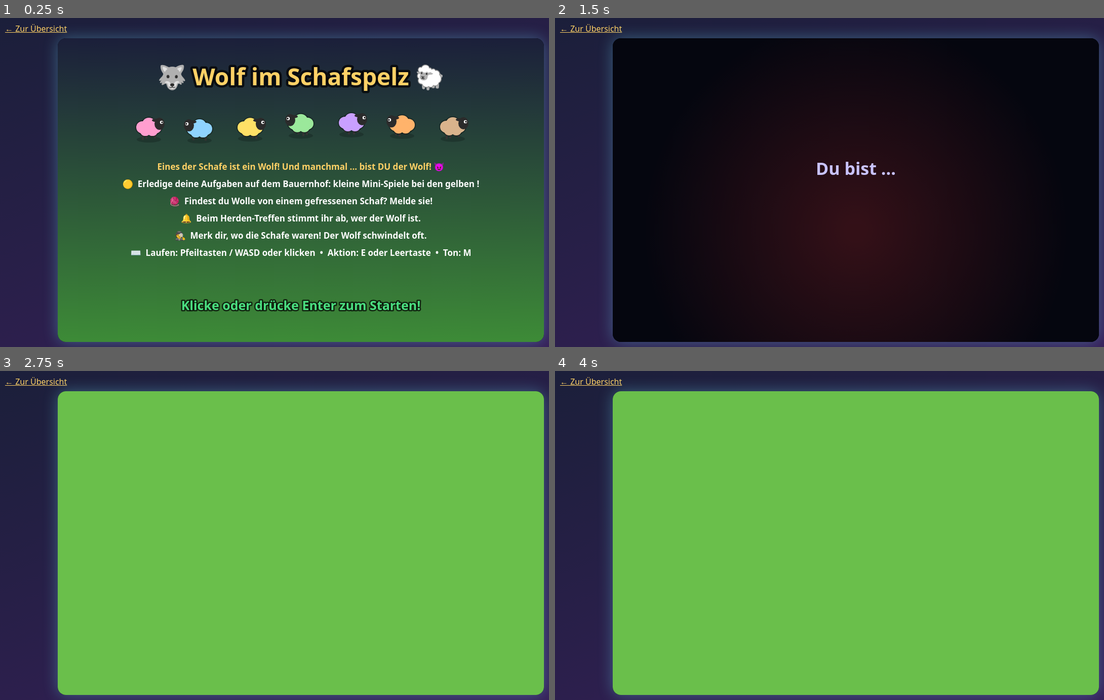
Above: before the commit, frames 1-4 (two rows, left to right).
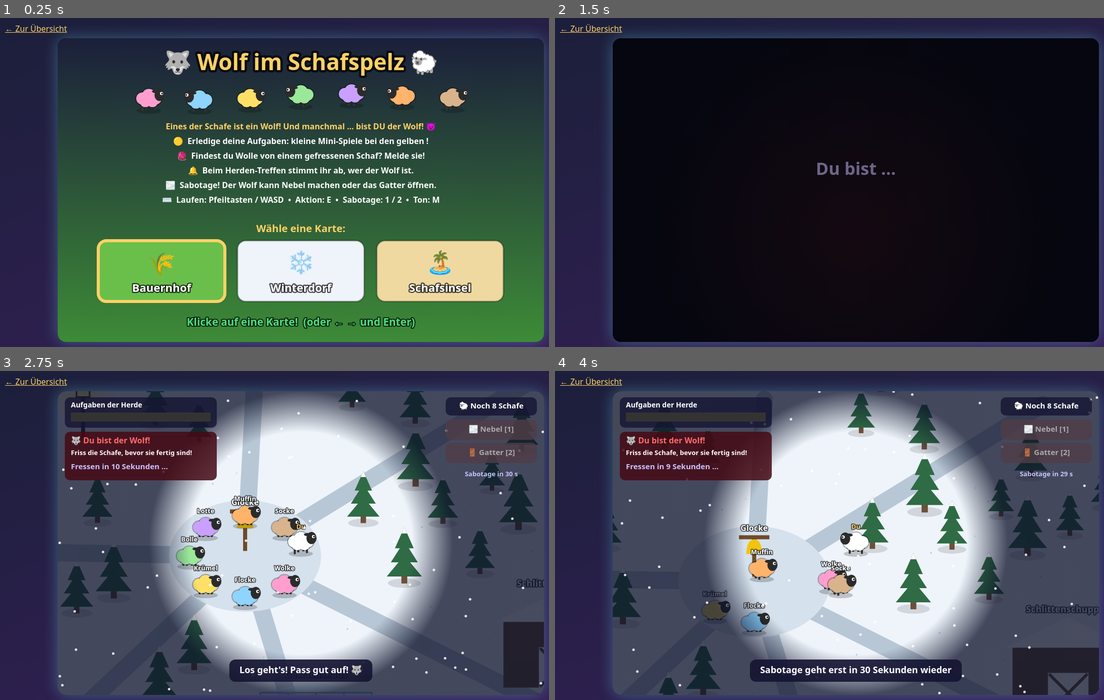
Above: after the commit, the same moments.

Repository: daBONDi/saibot-gamedev
Game: browser game, page spiele/schafspelz/index.html
The game is run twice, just before and just after one commit, with the same random seed, the same clock (stepped at 60 frames per second) and the same inputs.
Inputs (mouse positions are in pixels of both pictures, inside the frame that each line leads up to):
- Up to frame 1 (0.25 s): no input
- Up to frame 2 (1.5 s): click (856, 189) at 0.27 s; hold Right from 1.03 s (still down); tap Space at 1.1 s
- Up to frame 3 (2.75 s): release Right at 1.53 s; hold Down 1.58-1.85 s; tap Space at 1.6, 2.1, 2.6 s; hold Left 1.9-2.47 s; tap 1 at 2.52 s; hold Up from 2.52 s (still down)
- Up to frame 4 (4 s): release Up at 2.82 s; hold Right 2.87-3.53 s; tap Space at 3.1, 3.6 s; tap 2 at 3.52 s; hold Up 3.58-3.82 s; hold Left from 3.87 s (still down)

The runs differ from the first frame. In frame 1, 27% of the frame differs, in the area x 17-92%, y 9-95%; in frame 2, 5.5%; in frame 3, 82%, in the area x 10-100%, y 6-99%; in frame 4, 82%.
Error before the commit: ReferenceError: blumen is not defined

Commit message:
Auto-Save 2026-11-10 18:42

Diff:
--- a/spiele/schafspelz/spiel.js
+++ b/spiele/schafspelz/spiel.js
@@ -1111,19 +1111,23 @@
   text('❗', w.x, w.y - 26 + Math.sin(zeit * 5) * 3, 22);
 }
 
+function dreieck(x1, y1, x2, y2, x3, y3) {
+  ctx.beginPath(); ctx.moveTo(x1, y1); ctx.lineTo(x2, y2); ctx.lineTo(x3, y3); ctx.closePath(); ctx.fill();
+}
+
 function zeichneOrt(o) {
   const { x, y } = o;
-  switch (o.name) {
-    case 'Stall':
-      ctx.fillStyle = '#c0392b'; ctx.fillRect(x - 80, y - 150, 160, 100);
-      ctx.fillStyle = '#7b241c';
-      ctx.beginPath(); ctx.moveTo(x - 95, y - 150); ctx.lineTo(x + 95, y - 150); ctx.lineTo(x, y - 210); ctx.fill();
+  const f = o.farben || [];
+  switch (o.bild) {
+    case 'stall':
+      ctx.fillStyle = f[0] || '#c0392b'; ctx.fillRect(x - 80, y - 150, 160, 100);
+      ctx.fillStyle = f[1] || '#7b241c'; dreieck(x - 95, y - 150, x + 95, y - 150, x, y - 210);
       ctx.fillStyle = '#fff'; ctx.fillRect(x - 22, y - 102, 44, 52);
       ctx.fillStyle = '#5d2e0c'; ctx.fillRect(x - 18, y - 98, 36, 48);
       ctx.fillStyle = '#f4d03f'; ctx.fillRect(x + 45, y - 30, 44, 28);
       ctx.strokeStyle = '#b7950b'; ctx.lineWidth = 2; ctx.strokeRect(x + 45, y - 30, 44, 28);
       break;
-    case 'Mühle': {
+    case 'muehle':
       ctx.fillStyle = '#e8d5b0';
       ctx.beginPath(); ctx.moveTo(x - 45, y - 50); ctx.lineTo(x + 45, y - 50); ctx.lineTo(x + 25, y - 190); ctx.lineTo(x - 25, y - 190); ctx.fill();
       ctx.fillStyle = '#6e4b2a'; ctx.fillRect(x - 12, y - 85, 24, 35);
@@ -1133,23 +1137,25 @@
       ctx.restore();
       ctx.fillStyle = '#444'; ellipse(x, y - 180, 7, 7); ctx.fill();
       break;
-    }
-    case 'Teich':
-      ctx.fillStyle = '#2e86c1'; ellipse(x, y - 105, 150, 70); ctx.fill();
-      ctx.fillStyle = '#5dade2'; ellipse(x - 20, y - 115, 110, 45); ctx.fill();
-      ctx.fillStyle = '#27ae60';
-      ellipse(x + 50, y - 120, 14, 9); ctx.fill();
-      ellipse(x - 70, y - 90, 12, 8); ctx.fill();
+    case 'teich':
+      ctx.fillStyle = f[0] || '#2e86c1'; ellipse(x, y - 105, 150, 70); ctx.fill();
+      ctx.fillStyle = f[1] || '#5dade2'; ellipse(x - 20, y - 115, 110, 45); ctx.fill();
+      if (!o.farben) {
+        ctx.fillStyle = '#27ae60';
+        ellipse(x + 50, y - 120, 14, 9); ctx.fill();
+        ellipse(x - 70, y - 90, 12, 8); ctx.fill();
+      } else {
+        ctx.fillStyle = '#2e5f7a'; ellipse(x + 10, y - 95, 30, 14); ctx.fill();   // Loch im Eis
+      }
       break;
-    case 'Scheune':
-      ctx.fillStyle = '#8e3b2f'; ctx.fillRect(x - 110, y - 180, 220, 130);
-      ctx.fillStyle = '#5b231b';
-      ctx.beginPath(); ctx.moveTo(x - 125, y - 180); ctx.lineTo(x + 125, y - 180); ctx.lineTo(x, y - 240); ctx.fill();
+    case 'scheune':
+      ctx.fillStyle = f[0] || '#8e3b2f'; ctx.fillRect(x - 110, y - 180, 220, 130);
+      ctx.fillStyle = f[1] || '#5b231b'; dreieck(x - 125, y - 180, x + 125, y - 180, x, y - 240);
       ctx.fillStyle = '#fff'; ctx.fillRect(x - 40, y - 130, 80, 80);
-      ctx.strokeStyle = '#8e3b2f'; ctx.lineWidth = 6;
+      ctx.strokeStyle = f[0] || '#8e3b2f'; ctx.lineWidth = 6;
       ctx.beginPath(); ctx.moveTo(x - 36, y - 126); ctx.lineTo(x + 36, y - 54); ctx.moveTo(x + 36, y - 126); ctx.lineTo(x - 36, y - 54); ctx.stroke();
       break;
-    case 'Blumenwiese':
+    case 'wiese':
       ctx.fillStyle = '#3d8b37'; ellipse(x, y - 80, 140, 45); ctx.fill();
       for (let i = 0; i < 30; i++) {
         const w = i * 2.4, r = 20 + (i * 37) % 100;
@@ -1158,37 +1164,182 @@
       }
       text('🪣', x + 40, y - 10, 24, '#fff', 'center', false);
       break;
-    case 'Gemüsegarten':
+    case 'garten':
       ctx.fillStyle = '#7a5230'; ctx.fillRect(x - 120, y - 180, 240, 120);
       for (let r = 0; r < 3; r++) {
         for (let k = 0; k < 7; k++) {
           const gx = x - 100 + k * 33, gy = y - 155 + r * 38;
-          ctx.fillStyle = '#e67e22';
-          ctx.beginPath(); ctx.moveTo(gx - 5, gy); ctx.lineTo(gx + 5, gy); ctx.lineTo(gx, gy + 14); ctx.fill();
+          ctx.fillStyle = '#e67e22'; dreieck(gx - 5, gy, gx + 5, gy, gx, gy + 14);
           ctx.fillStyle = '#27ae60'; ctx.fillRect(gx - 4, gy - 7, 8, 7);
         }
       }
       ctx.strokeStyle = '#d4ac6e'; ctx.lineWidth = 5;
       ctx.beginPath(); ctx.moveTo(x - 130, y - 50); ctx.lineTo(x - 20, y - 50); ctx.moveTo(x + 10, y - 40); ctx.lineTo(x + 130, y - 55); ctx.stroke();
       break;
-  }
+    case 'krippe':
+      ctx.fillStyle = '#6b4f3a';
+      ctx.fillRect(x - 85, y - 150, 8, 100); ctx.fillRect(x + 77, y - 150, 8, 100);
+      ctx.fillStyle = '#ffffff'; ctx.fillRect(x - 100, y - 160, 200, 18);   // Dach mit Schnee
+      ctx.fillStyle = '#8d6e4c'; ctx.fillRect(x - 100, y - 145, 200, 6);
+      ctx.fillStyle = '#8d6e4c'; ctx.fillRect(x - 65, y - 85, 130, 35);
+      ctx.fillStyle = '#e9c46a'; ellipse(x, y - 88, 62, 12); ctx.fill();
+      break;
+    case 'iglu':
+      ctx.fillStyle = '#ffffff';
+      ctx.beginPath(); ctx.arc(x, y - 45, 95, Math.PI, 0); ctx.fill();
+      ctx.strokeStyle = '#c5d8e8'; ctx.lineWidth = 2;
+      for (let r = 1; r < 4; r++) { ctx.beginPath(); ctx.arc(x, y - 45, 95, Math.PI, 0); ctx.stroke(); ctx.beginPath(); ctx.moveTo(x - 95, y - 45 - r * 25); ctx.lineTo(x + 95, y - 45 - r * 25); ctx.stroke(); }
+      ctx.fillStyle = '#35556b';
+      ctx.beginPath(); ctx.arc(x, y - 45, 30, Math.PI, 0); ctx.fill();
+      break;
+    case 'glashaus':
+      ctx.fillStyle = '#3d8b37'; ctx.fillRect(x - 100, y - 100, 200, 40);
+      for (let i = 0; i < 12; i++) {
+        ctx.fillStyle = ['#ff6fb5', '#ffd166', '#c9a0ff'][i % 3];
+        ellipse(x - 85 + i * 15, y - 85 + (i % 2) * 12, 5, 5); ctx.fill();
+      }
+      ctx.fillStyle = 'rgba(200,240,255,0.45)';
+      ctx.fillRect(x - 110, y - 190, 220, 130);
+      dreieck(x - 120, y - 190, x + 120, y - 190, x, y - 210);
+      ctx.strokeStyle = '#8fb3c7'; ctx.lineWidth = 3;
+      ctx.strokeRect(x - 110, y - 190, 220, 130);
+      for (let i = 1; i < 4; i++) { ctx.beginPath(); ctx.moveTo(x - 110 + i * 55, y - 190); ctx.lineTo(x - 110 + i * 55, y - 60); ctx.stroke(); }
+      break;
+    case 'brunnen':
+      ctx.fillStyle = '#6e4b2a';
+      ctx.fillRect(x - 55, y - 160, 8, 95); ctx.fillRect(x + 47, y - 160, 8, 95);
+      ctx.fillStyle = '#c0392b'; dreieck(x - 70, y - 155, x + 70, y - 155, x, y - 195);
+      ctx.fillStyle = '#9e9e9e'; ellipse(x, y - 65, 60, 26); ctx.fill();
+      ctx.fillStyle = '#3b82f6'; ellipse(x, y - 68, 45, 16); ctx.fill();
+      ctx.strokeStyle = '#444'; ctx.lineWidth = 2;
+      ctx.beginPath(); ctx.moveTo(x, y - 155); ctx.lineTo(x, y - 100); ctx.stroke();
+      ctx.fillStyle = '#8d6e4c'; ctx.fillRect(x - 9, y - 105, 18, 14);
+      break;
+    case 'leuchtturm': {
+      // Lichtstrahl
+      ctx.save(); ctx.translate(x, y - 240); ctx.rotate(zeit);
+      ctx.fillStyle = 'rgba(255,240,150,0.25)'; dreieck(0, 0, 420, -45, 420, 45);
+      ctx.restore();
+      for (let i = 0; i < 5; i++) {
+        const y1 = y - 50 - i * 36, y2 = y1 - 36;
+        const b1 = 38 - i * 3.5, b2 = 38 - (i + 1) * 3.5;
+        ctx.fillStyle = i % 2 ? '#ffffff' : '#e74c3c';
+        ctx.beginPath(); ctx.moveTo(x - b1, y1); ctx.lineTo(x + b1, y1); ctx.lineTo(x + b2, y2); ctx.lineTo(x - b2, y2); ctx.fill();
+      }
+      ctx.fillStyle = '#ffe680'; ctx.fillRect(x - 20, y - 258, 40, 28);
+      ctx.fillStyle = '#c0392b'; dreieck(x - 26, y - 258, x + 26, y - 258, x, y - 282);
+      break;
+    }
+    case 'boot':
+      ctx.fillStyle = '#3a9ad9'; ellipse(x, y - 150, 160, 75); ctx.fill();
+      ctx.fillStyle = '#a0703c'; ctx.fillRect(x - 35, y - 210, 70, 160);
+      ctx.strokeStyle = '#7a5230'; ctx.lineWidth = 2;
+      for (let i = 1; i < 8; i++) { ctx.beginPath(); ctx.moveTo(x - 35, y - 210 + i * 20); ctx.lineTo(x + 35, y - 210 + i * 20); ctx.stroke(); }
+      ctx.fillStyle = '#8d4f2a';
+      ctx.beginPath(); ctx.moveTo(x + 50, y - 180); ctx.lineTo(x + 130, y - 180); ctx.lineTo(x + 115, y - 150); ctx.lineTo(x + 62, y - 150); ctx.fill();
+      ctx.strokeStyle = '#444'; ctx.lineWidth = 3; ctx.beginPath(); ctx.moveTo(x + 90, y - 180); ctx.lineTo(x + 90, y - 235); ctx.stroke();
+      ctx.fillStyle = '#fff'; dreieck(x + 92, y - 232, x + 92, y - 185, x + 125, y - 190);
+      break;
+  }
+  // Etwas Schnee auf Dächern im Winter
+  if (KARTE.schnee && (o.bild === 'muehle')) { ctx.fillStyle = '#fff'; ctx.fillRect(x - 27, y - 194, 54, 8); }
   text(o.name, x, y + o.labelY, 18, '#fff');
 }
 
+function zeichneTanne(t) {
+  const { x, y, g } = t;
+  ctx.fillStyle = 'rgba(0,0,0,0.12)'; ellipse(x, y + 4, 28 * g, 8 * g); ctx.fill();
+  ctx.fillStyle = '#6b4f3a'; ctx.fillRect(x - 5 * g, y - 12 * g, 10 * g, 16 * g);
+  for (let i = 0; i < 3; i++) {
+    const unten = y - 8 * g - i * 24 * g, b = (60 - i * 14) * g, h = 36 * g;
+    ctx.fillStyle = '#2f6b45'; dreieck(x - b / 2, unten, x + b / 2, unten, x, unten - h);
+    ctx.fillStyle = '#fff'; dreieck(x - b * 0.15, unten - h * 0.7, x + b * 0.15, unten - h * 0.7, x, unten - h);
+  }
+}
+
+function zeichnePalme(p) {
+  const { x, y, g } = p;
+  ctx.fillStyle = 'rgba(0,0,0,0.12)'; ellipse(x + 10 * g, y + 3, 30 * g, 8 * g); ctx.fill();
+  ctx.strokeStyle = '#8d6e4c'; ctx.lineWidth = 9 * g; ctx.lineCap = 'round';
+  ctx.beginPath(); ctx.moveTo(x, y); ctx.quadraticCurveTo(x + 18 * g, y - 50 * g, x + 6 * g, y - 100 * g); ctx.stroke();
+  ctx.fillStyle = '#2e8b57';
+  for (let k = 0; k < 6; k++) {
+    ctx.save(); ctx.translate(x + 6 * g, y - 100 * g); ctx.rotate(-Math.PI + k * Math.PI / 5 + 0.1);
+    ellipse(30 * g, 0, 32 * g, 9 * g); ctx.fill();
+    ctx.restore();
+  }
+  ctx.fillStyle = '#6b4226';
+  ellipse(x + 2 * g, y - 94 * g, 6 * g, 6 * g); ctx.fill();
+  ellipse(x + 12 * g, y - 92 * g, 6 * g, 6 * g); ctx.fill();
+}
+
+function zeichneLaterneUndGatter() {
+  // Laterne
+  const l = KARTE.laterne;
+  const aus = sabotage && sabotage.art === 'nebel';
+  if (!aus) {
+    const g = ctx.createRadialGradient(l.x, l.y - 98, 5, l.x, l.y - 98, 70);
+    g.addColorStop(0, 'rgba(255,230,120,0.6)'); g.addColorStop(1, 'rgba(255,230,120,0)');
+    ctx.fillStyle = g; ellipse(l.x, l.y - 98, 70, 70); ctx.fill();
+  }
+  ctx.fillStyle = '#333'; ctx.fillRect(l.x - 4, l.y - 85, 8, 85);
+  ctx.fillStyle = aus ? '#555' : '#ffe680'; ctx.fillRect(l.x - 13, l.y - 112, 26, 28);
+  ctx.strokeStyle = '#333'; ctx.lineWidth = 3; ctx.strokeRect(l.x - 13, l.y - 112, 26, 28);
+  text('Laterne', l.x, l.y - 130, 15);
+
+  // Gatter
+  const t = KARTE.gatter;
+  const offen = sabotage && sabotage.art === 'gatter';
+  ctx.fillStyle = '#6e4b2a';
+  ctx.fillRect(t.x - 110, t.y - 60, 8, 60); ctx.fillRect(t.x + 102, t.y - 60, 8, 60);
+  ctx.fillRect(t.x - 50, t.y - 75, 10, 75); ctx.fillRect(t.x + 40, t.y - 75, 10, 75);
+  ctx.strokeStyle = '#8d6e4c'; ctx.lineWidth = 6;
+  ctx.beginPath();
+  ctx.moveTo(t.x - 106, t.y - 45); ctx.lineTo(t.x - 45, t.y - 45); ctx.moveTo(t.x - 106, t.y - 20); ctx.lineTo(t.x - 45, t.y - 20);
+  ctx.moveTo(t.x + 45, t.y - 45); ctx.lineTo(t.x + 106, t.y - 45); ctx.moveTo(t.x + 45, t.y - 20); ctx.lineTo(t.x + 106, t.y - 20);
+  ctx.stroke();
+  ctx.strokeStyle = offen ? '#c0392b' : '#a0703c';
+  ctx.beginPath();
+  if (offen) {   // Gatter schwingt auf
+    ctx.moveTo(t.x - 40, t.y - 55); ctx.lineTo(t.x - 15, t.y + 20);
+    ctx.moveTo(t.x - 40, t.y - 25); ctx.lineTo(t.x - 15, t.y + 45);
+  } else {
+    ctx.moveTo(t.x - 40, t.y - 55); ctx.lineTo(t.x + 40, t.y - 55);
+    ctx.moveTo(t.x - 40, t.y - 25); ctx.lineTo(t.x + 40, t.y - 25);
+    ctx.moveTo(t.x - 40, t.y - 55); ctx.lineTo(t.x + 40, t.y - 25);
+  }
+  ctx.stroke();
+  text(offen ? 'Gatter (OFFEN!)' : 'Gatter', t.x, t.y - 95, 15, offen ? '#ff6b6b' : '#fff');
+}
+
 function zeichneWelt() {
-  // Gras
-  ctx.fillStyle = '#6abf4b';
+  // Boden
+  ctx.fillStyle = KARTE.boden;
   ctx.fillRect(0, 0, WELT_B, WELT_H);
-  for (const b of blumen) { ctx.fillStyle = b.f; ctx.fillRect(b.x, b.y, 3, 3); }
+  for (const d of deko) if (d.art === 'punkt') { ctx.fillStyle = d.f; ctx.fillRect(d.x, d.y, 3, 3); }
   // Wege
-  ctx.strokeStyle = '#c8a96b'; ctx.lineWidth = 34; ctx.lineCap = 'round';
+  ctx.strokeStyle = KARTE.weg; ctx.lineWidth = 34; ctx.lineCap = 'round';
   for (const o of ORTE) { ctx.beginPath(); ctx.moveTo(GLOCKE.x, GLOCKE.y); ctx.lineTo(o.x, o.y); ctx.stroke(); }
-  ctx.fillStyle = '#d6bb82'; ellipse(GLOCKE.x, GLOCKE.y, 150, 110); ctx.fill();
-  // Zaun rundherum
-  ctx.strokeStyle = '#8d6e4c'; ctx.lineWidth = 8;
-  ctx.strokeRect(10, 10, WELT_B - 20, WELT_H - 20);
+  ctx.fillStyle = KARTE.platz; ellipse(GLOCKE.x, GLOCKE.y, 150, 110); ctx.fill();
+  // Rand: Zaun oder Meer
+  if (KARTE.rand === 'meer') {
+    ctx.strokeStyle = '#3a9ad9'; ctx.lineWidth = 80;
+    ctx.strokeRect(0, 0, WELT_B, WELT_H);
+    ctx.strokeStyle = 'rgba(255,255,255,0.7)'; ctx.lineWidth = 4;
+    const welle = Math.sin(zeit * 2) * 3;
+    ctx.strokeRect(40 + welle, 40 + welle, WELT_B - 80 - welle * 2, WELT_H - 80 - welle * 2);
+  } else {
+    ctx.strokeStyle = '#8d6e4c'; ctx.lineWidth = 8;
+    ctx.strokeRect(10, 10, WELT_B - 20, WELT_H - 20);
+  }
+  // Bäume
+  for (const d of deko) {
+    if (d.art === 'tannen') zeichneTanne(d);
+    if (d.art === 'palmen') zeichnePalme(d);
+  }
   // Orte
   for (const o of ORTE) zeichneOrt(o);
+  zeichneLaterneUndGatter();
   // Glocke
   ctx.fillStyle = '#6e4b2a'; ctx.fillRect(GLOCKE.x - 4, GLOCKE.y - 90, 8, 80);
   ctx.fillRect(GLOCKE.x - 30, GLOCKE.y - 92, 60, 8);
@@ -1211,11 +1362,45 @@
 
 function zeichneDunkel() {
   const sx = spieler.x - kamera.x, sy = spieler.y - kamera.y;
-  const g = ctx.createRadialGradient(sx, sy, SICHT - 70, sx, sy, SICHT + 10);
-  g.addColorStop(0, 'rgba(10,15,40,0)');
-  g.addColorStop(1, 'rgba(10,15,40,0.75)');
+  const nebel = sabotage && sabotage.art === 'nebel';
+  const farbe = nebel ? '90,95,110' : '10,15,40';
+  const g = ctx.createRadialGradient(sx, sy, Math.max(10, sicht - 70), sx, sy, sicht + 10);
+  g.addColorStop(0, `rgba(${farbe},0)`);
+  g.addColorStop(1, `rgba(${farbe},${nebel ? 0.92 : 0.75})`);
   ctx.fillStyle = g;
   ctx.fillRect(0, 0, W, H);
+}
+
+// Schnee, Pfeil zur Sabotage und roter Rand
+function zeichneExtras() {
+  if (KARTE.schnee) {
+    ctx.fillStyle = 'rgba(255,255,255,0.85)';
+    for (const f of schneeflocken) {
+      const x = (f.x + Math.sin(zeit + f.p) * 20 + W) % W;
+      const y = (f.y + zeit * f.v) % H;
+      ellipse(x, y, 2.5, 2.5); ctx.fill();
+    }
+  }
+  if (!sabotage || zustand !== 'spiel') return;
+  if (sabotage.art === 'gatter') {
+    ctx.strokeStyle = `rgba(255,0,0,${0.35 + 0.3 * Math.sin(zeit * 8)})`;
+    ctx.lineWidth = 16;
+    ctx.strokeRect(0, 0, W, H);
+  }
+  if (!spielerIstWolf) {
+    const p = sabotagePunkt();
+    const d = dist(p, spieler);
+    if (d > 150) {
+      const w = Math.atan2(p.y - spieler.y, p.x - spieler.x);
+      const sx = spieler.x - kamera.x + Math.cos(w) * 75, sy = spieler.y - kamera.y + Math.sin(w) * 75;
+      ctx.save(); ctx.translate(sx, sy); ctx.rotate(w);
+      ctx.fillStyle = sabotage.art === 'gatter' ? '#ff4d4d' : '#ffe680';
+      ctx.strokeStyle = '#000'; ctx.lineWidth = 2;
+      ctx.beginPath(); ctx.moveTo(18, 0); ctx.lineTo(-10, -13); ctx.lineTo(-4, 0); ctx.lineTo(-10, 13); ctx.closePath();
+      ctx.fill(); ctx.stroke();
+      ctx.restore();
+    }
+  }
 }
 
 function zeichneHUD() {
@@ -1250,6 +1435,31 @@
   rundesRechteck(W - 194, 12, 180, 36, 10); ctx.fill();
   text(`🐑 Noch ${lebend} Schafe`, W - 104, 30, 15, '#fff', 'center', false);
 
+  // Sabotage-Knöpfe für den Wolf
+  if (spielerIstWolf && zustand === 'spiel' && !miniSpiel) {
+    const bereit = !sabotage && sabotagePause <= 0;
+    [[SAB_NEBEL, '🌫️ Nebel [1]'], [SAB_GATTER, '🚪 Gatter [2]']].forEach(([r, t]) => {
+      ctx.fillStyle = bereit ? (imRechteck(maus, r) ? '#ff8a8a' : 'rgba(200,40,60,0.9)') : 'rgba(80,60,70,0.8)';
+      rundesRechteck(r.x, r.y, r.w, r.h, 10); ctx.fill();
+      text(t, r.x + r.w / 2, r.y + r.h / 2, 15, bereit ? '#fff' : '#aaa', 'center', false);
+    });
+    if (!bereit && !sabotage) text(`Sabotage in ${Math.ceil(sabotagePause)} s`, W - 104, SAB_GATTER.y + 62, 13, '#c9c3ff', 'center', false);
+  }
+
+  // Warnung bei Sabotage
+  if (sabotage && zustand === 'spiel') {
+    const blink = 0.75 + Math.sin(zeit * 6) * 0.25;
+    ctx.fillStyle = `rgba(150,20,30,${0.85 * blink})`;
+    rundesRechteck(W / 2 - 160, 12, 320, 52, 12); ctx.fill();
+    if (sabotage.art === 'gatter') {
+      text(spielerIstWolf ? '🚪 Gatter ist offen! 😈' : '🚪 Gatter offen! Schnell zumachen!', W / 2, 30, 16, '#fff', 'center', false);
+      text(`Noch ${Math.ceil(sabotage.t)} Sekunden!`, W / 2, 52, 15, '#ffd166', 'center', false);
+    } else {
+      text(spielerIstWolf ? '🌫️ Nebel ist aktiv 😈' : '🌫️ Nebel! Mach die Laterne an!', W / 2, 30, 16, '#fff', 'center', false);
+      text(`Noch ${Math.ceil(sabotage.t)} Sekunden`, W / 2, 52, 14, '#ddd', 'center', false);
+    }
+  }
+
   // Aktions-Knopf
   const a = zustand === 'spiel' && !miniSpiel ? moeglicheAktion() : null;
   if (a) {
@@ -1271,6 +1481,9 @@
     text(nachricht.text, W / 2, H - 48, 18, '#fff', 'center', false);
   }
 }
+
+const SAB_NEBEL = { x: W - 194, y: 56, w: 180, h: 40 };
+const SAB_GATTER = { x: W - 194, y: 102, w: 180, h: 40 };
 
 function zeichneKnopf(r, beschriftung, farbe) {
   const hover = imRechteck(maus, r);
@@ -1339,7 +1552,8 @@
   zeichneSchafKoerper(W / 2 - 40, 370, wolf.farbe, 1, 0, false, 1.6);
   text('🐺', W / 2 + 50, 360, 56, '#fff', 'center', false);
   if (zeit - ende.seit > 1) {
-    text('Klicke oder drücke Enter für eine neue Runde!', W / 2, 480, 20, '#c9c3ff', 'center', false);
+    text('Enter: Nochmal auf dieser Karte', W / 2, 470, 20, '#c9c3ff', 'center', false);
+    text('Klick: Zurück zur Karten-Auswahl', W / 2, 502, 18, '#c9c3ff', 'center', false);
   }
 }
 
@@ -1412,28 +1626,57 @@
   if (t > 4.8) text('Klicke oder drücke Enter zum Losspielen!', W / 2, 560, 17, '#4ade80', 'center', false);
 }
 
+function titelKarten() {
+  const b = 250, h = 120, abstand = 25;
+  const x0 = (W - KARTEN.length * b - (KARTEN.length - 1) * abstand) / 2;
+  return KARTEN.map((k, i) => ({ nr: i, x: x0 + i * (b + abstand), y: 400, w: b, h }));
+}
+function titelKarteBei(p) {
+  const r = titelKarten().find(r => imRechteck(p, r));
+  return r ? r.nr : null;
+}
+function starteMitKarte(nr) {
+  kartenNr = nr;
+  try { localStorage.setItem('schafspelz-karte', String(nr)); } catch (e) { /* egal */ }
+  neuesSpiel();
+}
+
 function zeichneTitel() {
   const g = ctx.createLinearGradient(0, 0, 0, H);
   g.addColorStop(0, '#1b1f3a'); g.addColorStop(1, '#3d8b37');
   ctx.fillStyle = g; ctx.fillRect(0, 0, W, H);
 
-  text('🐺 Wolf im Schafspelz 🐑', W / 2, 80, 46, '#ffd166');
+  text('🐺 Wolf im Schafspelz 🐑', W / 2, 50, 44, '#ffd166');
   for (let i = 0; i < 7; i++) {
-    const x = 180 + i * 100, y = 175 + Math.sin(zeit * 3 + i) * 6;
+    const x = 180 + i * 100, y = 118 + Math.sin(zeit * 3 + i) * 6;
     zeichneSchafKoerper(x, y, FARBEN[i], i % 2 ? -1 : 1, zeit * 6 + i, true);
   }
   const zeilen = [
     'Eines der Schafe ist ein Wolf! Und manchmal ... bist DU der Wolf! 😈',
-    '🟡  Erledige deine Aufgaben auf dem Bauernhof: kleine Mini-Spiele bei den gelben !',
+    '🟡  Erledige deine Aufgaben: kleine Mini-Spiele bei den gelben !',
     '🧶  Findest du Wolle von einem gefressenen Schaf? Melde sie!',
     '🔔  Beim Herden-Treffen stimmt ihr ab, wer der Wolf ist.',
-    '🕵️  Merk dir, wo die Schafe waren! Der Wolf schwindelt oft.',
-    '⌨️  Laufen: Pfeiltasten / WASD oder klicken  •  Aktion: E oder Leertaste  •  Ton: M',
+    '🌫️  Sabotage! Der Wolf kann Nebel machen oder das Gatter öffnen.',
+    '⌨️  Laufen: Pfeiltasten / WASD  •  Aktion: E  •  Sabotage: 1 / 2  •  Ton: M',
   ];
-  zeilen.forEach((z, i) => text(z, W / 2, 255 + i * 34, 17, i === 0 ? '#ffd166' : '#fff', 'center', false));
-  const puls = 1 + Math.sin(zeit * 4) * 0.05;
-  ctx.save(); ctx.translate(W / 2, 530); ctx.scale(puls, puls);
-  text('Klicke oder drücke Enter zum Starten!', 0, 0, 24, '#4ade80');
+  zeilen.forEach((z, i) => text(z, W / 2, 175 + i * 29, 16, i === 0 ? '#ffd166' : '#fff', 'center', false));
+
+  text('Wähle eine Karte:', W / 2, 377, 20, '#ffd166', 'center', false);
+  for (const r of titelKarten()) {
+    const k = KARTEN[r.nr];
+    const gewaehlt = r.nr === kartenNr;
+    const hover = imRechteck(maus, r);
+    ctx.fillStyle = k.boden;
+    rundesRechteck(r.x, r.y, r.w, r.h, 16); ctx.fill();
+    ctx.strokeStyle = gewaehlt ? '#ffd166' : (hover ? '#fff' : 'rgba(0,0,0,0.3)');
+    ctx.lineWidth = gewaehlt ? 6 : 3; ctx.stroke();
+    const hopp = gewaehlt ? Math.sin(zeit * 5) * 4 : 0;
+    text(k.emoji, r.x + r.w / 2, r.y + 45 + hopp, 44, '#fff', 'center', false);
+    text(k.name, r.x + r.w / 2, r.y + 95, 22, '#fff');
+  }
+  const puls = 1 + Math.sin(zeit * 4) * 0.04;
+  ctx.save(); ctx.translate(W / 2, 562); ctx.scale(puls, puls);
+  text('Klicke auf eine Karte!  (oder ← → und Enter)', 0, 0, 20, '#4ade80');
   ctx.restore();
 }
 
@@ -1444,7 +1687,7 @@
 
   kamera.x = begrenzt(spieler.x - W / 2, 0, WELT_B - W);
   kamera.y = begrenzt(spieler.y - H / 2, 0, WELT_H - H);
-  const sichtbar = p => dist(p, spieler) < SICHT + 20;
+  const sichtbar = p => dist(p, spieler) < sicht + 20;
 
   ctx.save();
   ctx.translate(-kamera.x, -kamera.y);
@@ -1463,6 +1706,7 @@
   ctx.restore();
 
   zeichneDunkel();
+  zeichneExtras();
   zeichneHUD();
   if (zustand === 'spiel' && miniSpiel) zeichneMiniSpiel();
   if (zustand === 'treffen') zeichneTreffen();
@@ -1477,11 +1721,13 @@
   if (k === 'm' && !e.repeat) { tonAn = !tonAn; zeigeNachricht(tonAn ? '🔊 Ton an' : '🔇 Ton aus', 1.5); }
   if ([' ', 'arrowup', 'arrowdown', 'arrowleft', 'arrowright'].includes(k)) e.preventDefault();
   if (e.repeat) return;
-  if (zustand === 'titel' && (k === 'enter' || k === ' ')) neuesSpiel();
+  if (zustand === 'titel' && (k === 'arrowleft' || k === 'arrowright')) kartenNr = (kartenNr + (k === 'arrowright' ? 1 : KARTEN.length - 1)) % KARTEN.length;
+  else if (zustand === 'titel' && (k === 'enter' || k === ' ')) starteMitKarte(kartenNr);
   else if (zustand === 'intro' && (k === 'enter' || k === ' ') && intro > 1.5) introFertig();
   else if (zustand === 'ende' && (k === 'enter' || k === ' ') && zeit - ende.seit > 1) neuesSpiel();
   else if (zustand === 'spiel' && miniSpiel) miniTaste(k);
   else if (zustand === 'spiel' && (k === 'e' || k === ' ')) aktion();
+  else if (zustand === 'spiel' && spielerIstWolf && (k === '1' || k === '2')) wolfSabotage(k === '1' ? 'nebel' : 'gatter');
 });
 addEventListener('keyup', e => {
   const k = e.key.toLowerCase();
@@ -1498,12 +1744,14 @@
   tonStart();
   const p = punkt(e);
   maus = p;
-  if (zustand === 'titel') { neuesSpiel(); return; }
+  if (zustand === 'titel') { const nr = titelKarteBei(p); if (nr !== null) starteMitKarte(nr); return; }
   if (zustand === 'intro') { if (intro > 1.5) introFertig(); return; }
-  if (zustand === 'ende') { if (zeit - ende.seit > 1) neuesSpiel(); return; }
+  if (zustand === 'ende') { if (zeit - ende.seit > 1) zustand = 'titel'; return; }
   if (zustand === 'treffen') { klickTreffen(p); return; }
   if (zustand === 'spiel' && miniSpiel) { miniDruck(p); return; }
   if (zustand === 'spiel') {
+    if (spielerIstWolf && imRechteck(p, SAB_NEBEL)) { wolfSabotage('nebel'); return; }
+    if (spielerIstWolf && imRechteck(p, SAB_GATTER)) { wolfSabotage('gatter'); return; }
     if (moeglicheAktion() && dist(p, { x: W - 75, y: H - 75 }) < 60) { aktion(); return; }
     klickZiel = { x: p.x + kamera.x, y: p.y + kamera.y };
   }
